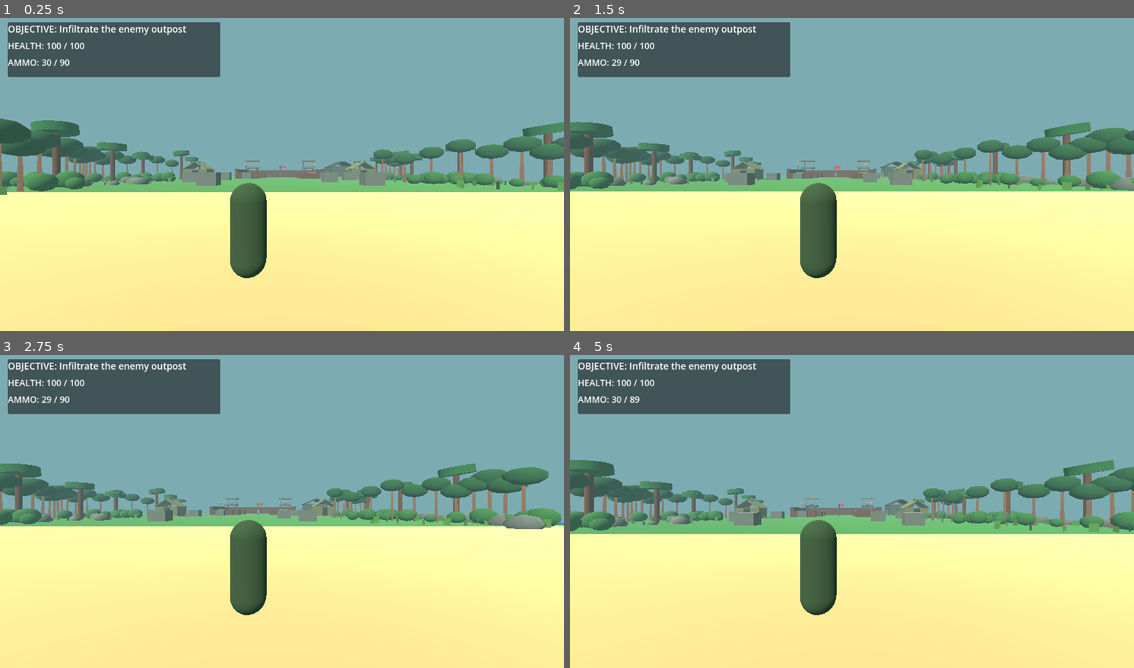
Above: before the commit, frames 1-4 (two rows, left to right).
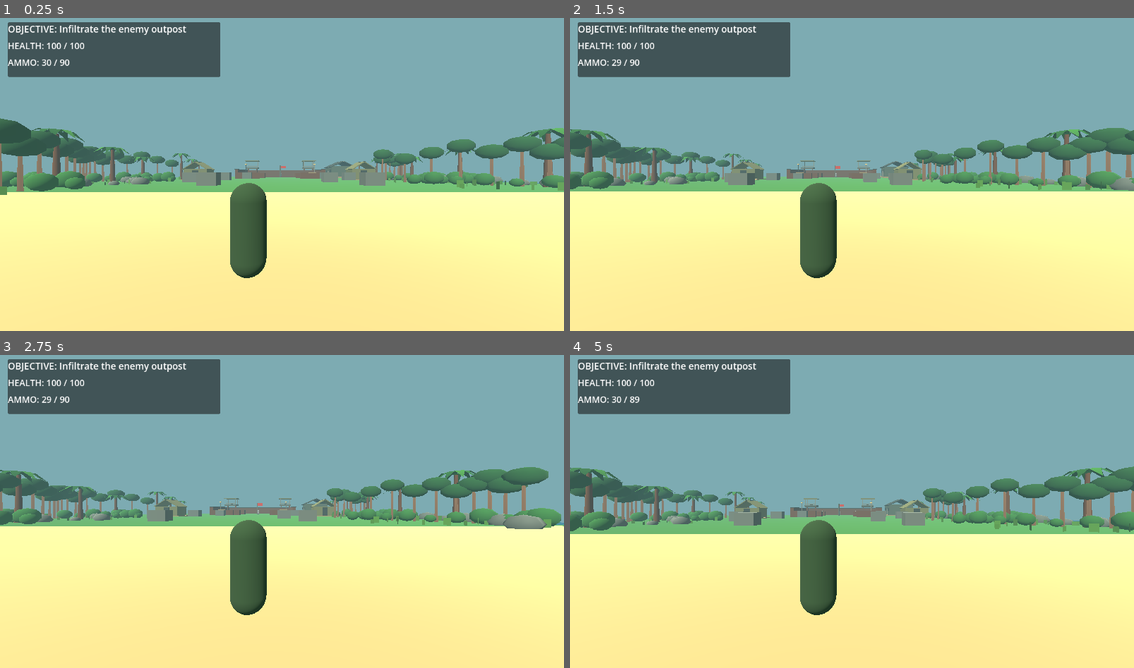
Above: after the commit, the same moments.

Repository: gauravprajapat-23/commando-assesian
Game: Godot game, scene res://scenes/main.tscn
Two runs of this game, one before a commit and one after it. Both use one fixed random seed, a clock stepped at 60 frames per second and the inputs below.
Inputs (mouse positions are in pixels of both pictures, inside the frame that each line leads up to):
- Up to frame 1 (0.25 s): no input
- Up to frame 2 (1.5 s): tap Enter at 0.5 s; move the mouse to (976, 155) at 0.52 s; hold D 0.53-1.28 s; hold Shift 0.53-1.28 s; click (976, 155) at 0.67 s; tap Space at 0.77 s; move the mouse to (739, 187) at 1.27 s; hold S from 1.28 s (still down); tap Ctrl at 1.35 s
- Up to frame 3 (2.75 s): tap Space at 1.52 s; move the mouse to (338, 439) at 2.02 s; release S at 2.03 s; hold D from 2.03 s (still down); hold R from 2.03 s (still down)
- Up to frame 4 (5 s): move the mouse to (823, 574) at 2.77 s; release D at 2.78 s; release R at 2.78 s; hold W 2.78-3.53 s; tap Shift at 2.85 s; click (823, 574) at 2.92 s; tap Space at 3.02, 3.77, 4.52 s; move the mouse to (1021, 558) at 3.52 s; hold Ctrl 3.53-4.28 s; hold A from 3.53 s (still down); move the mouse to (682, 461) at 4.27 s; tap R at 4.35 s

The runs differ from the first frame. In frame 1, 0.9% of the frame differs, in the area x 5-100%, y 32-55%; in frame 2, 0.9%; in frame 3, 0.8%; in frame 4, 1.0%, in the area x 0-97%, y 33-56%.

Commit message:
Replace flat palm crowns with tapered trunks and hanging radial leaf meshes

Diff:
--- a/scripts/world/island_01.gd
+++ b/scripts/world/island_01.gd
@@ -91,10 +91,43 @@
 
 
 func _tree(index: int, at: Vector3, tall: float) -> void:
-	_cylinder("PalmTrunk_%02d" % index, at + Vector3(0, tall * 0.5, 0), 0.40, tall, WOOD)
-	var canopy := _cylinder("PalmCrown_%02d" % index, at + Vector3(0, tall + 0.6, 0), 2.3, 1.2, LEAVES, false)
-	canopy.rotation_degrees.z = 8.0 * float(index % 3 - 1)
+	# Keep the original solid trunk footprint, but taper its visible cylinder.
+	var trunk := _cylinder("PalmTrunk_%02d" % index, at + Vector3(0, tall * 0.5, 0), 0.40, tall, WOOD)
+	var trunk_visual := trunk.get_child(0) as MeshInstance3D
+	var trunk_mesh := trunk_visual.mesh as CylinderMesh
+	trunk_mesh.top_radius = 0.23
+	trunk_mesh.bottom_radius = 0.50
+	trunk_mesh.radial_segments = 9
 
+	# Radial hanging palm leaves replace the horizontal, disk-like crown.
+	# All leaf geometry is visual only and built into one cheap mesh per tree.
+	var builder := SurfaceTool.new()
+	builder.begin(Mesh.PRIMITIVE_TRIANGLES)
+	var frond_count := 9
+	for leaf in range(frond_count):
+		var angle := TAU * float(leaf) / float(frond_count) + float(index) * 0.31
+		var direction := Vector3(cos(angle), 0, sin(angle))
+		var across := Vector3(-direction.z, 0, direction.x)
+		var length := 3.1 + 0.35 * sin(float(leaf * 3 + index))
+		var a := Vector3(0, 0.28, 0)
+		var mid := direction * (length * 0.48) + Vector3(0, 0.45, 0)
+		var tip := direction * length + Vector3(0, -0.85, 0)
+		var side_a := mid + across * 0.58
+		var side_b := mid - across * 0.58
+		var tint := Color(0.11, 0.34, 0.13) if leaf % 2 == 0 else Color(0.20, 0.46, 0.17)
+		for point in [a, side_a, mid, a, mid, side_b, side_a, tip, mid, side_b, mid, tip]:
+			builder.set_color(tint)
+			builder.add_vertex(point)
+	builder.generate_normals()
+	var leaves := MeshInstance3D.new()
+	leaves.name = "PalmCrown_%02d" % index
+	leaves.position = at + Vector3(0, tall, 0)
+	leaves.mesh = builder.commit()
+	var leaf_material := _material(Color.WHITE)
+	leaf_material.vertex_color_use_as_albedo = true
+	leaf_material.cull_mode = BaseMaterial3D.CULL_DISABLED
+	leaves.material_override = leaf_material
+	add_child(leaves)
 
 func _build_island() -> void:
 	# Broad flat collision slabs form a continuous beach-to-outpost walking route.
